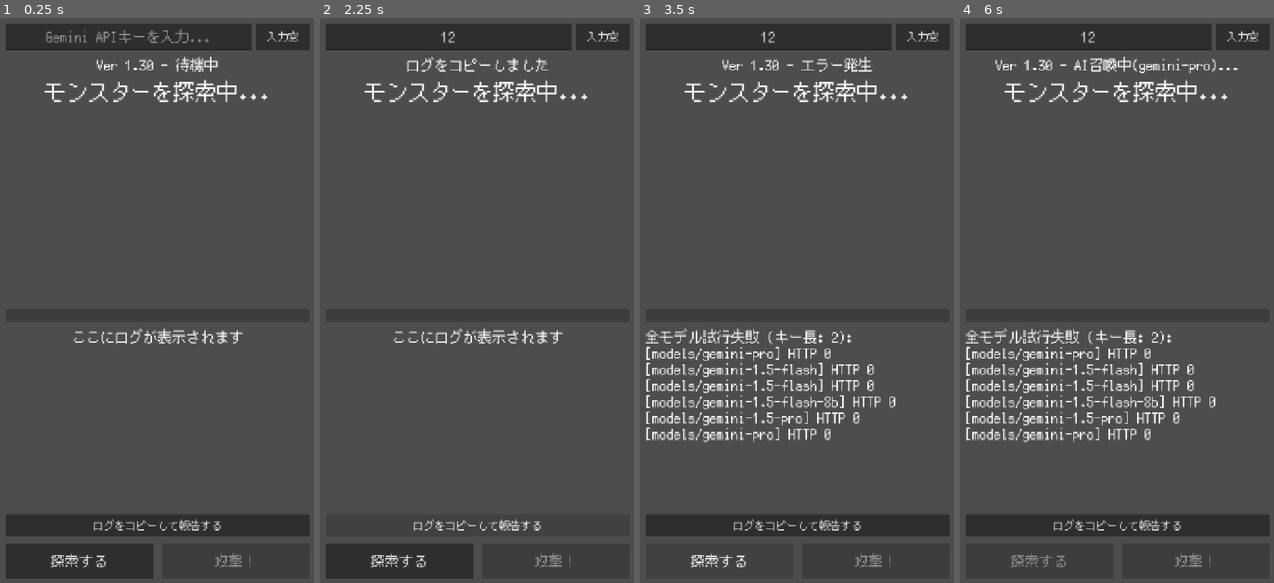
Above: before the commit, frames 1-4 (left to right).
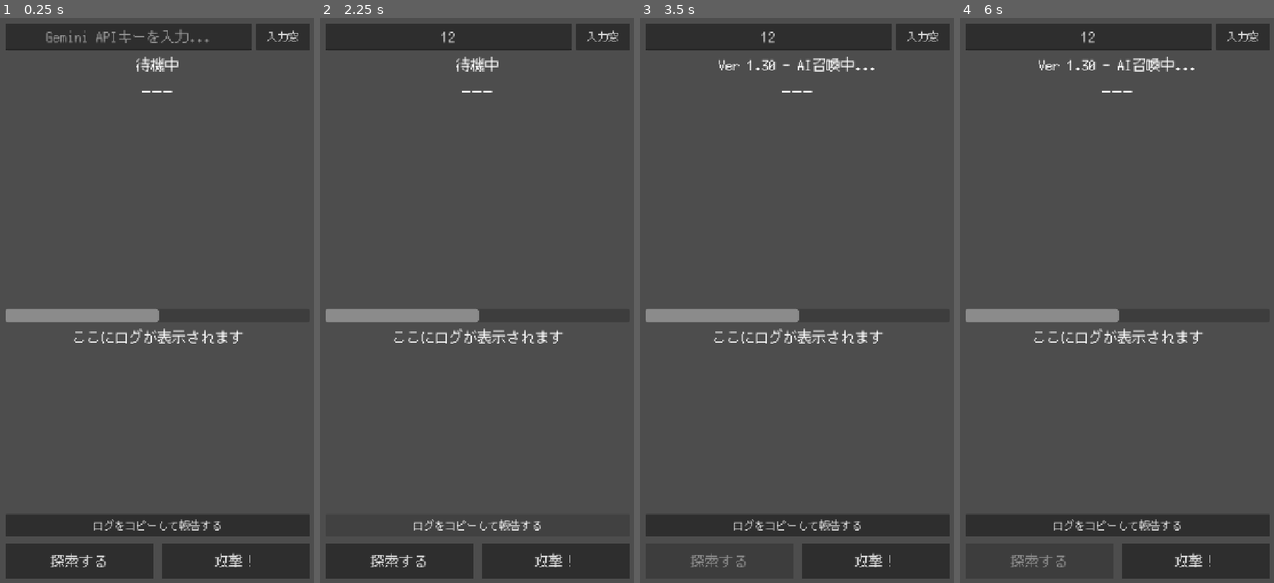
Above: after the commit, the same moments.

Repository: Usobanana/antigravity-aitest001
Game: Godot game, scene res://scenes/main.tscn
Same seed, same stepped clock (60 frames per second), same inputs: the game is played once before the commit and once after it.
Inputs (mouse positions are in pixels of both pictures, inside the frame that each line leads up to):
- Up to frame 1 (0.25 s): no input
- Up to frame 2 (2.25 s): click (448, 34) at 0.52 s; type "12" at 0.6 s; click "入力窓" at 1.25 s; click "ログをコピーして報告する" at 2 s
- Up to frame 3 (3.5 s): click "探索する" at 2.75 s
- Up to frame 4 (6 s): click (1195, 560) at 3.5 s, where only the run after the commit has a clickable "攻撃！"; click "入力窓" at 4.25 s; click "ログをコピーして報告する" at 5 s; click (1038, 560) at 5.75 s, where only the run before the commit has a clickable "探索する"

The runs differ from the first frame. In frame 1, 2.5% of the frame differs, in the area x 1-86%, y 6-98%; in frame 2, 2.5%; in frame 3, 6.8%; in frame 4, 6.9%, in the area x 1-89%, y 6-98%.
Error after the commit: Parse Error: Identifier "_js_callback_ref" not declared in the current scope. (res://scripts/ai_manager.gd:70)

Commit message:
fix: logic update in ai_manager.gd (Ver 1.30)

Diff:
--- a/新しいゲームプロジェクト/scripts/ai_manager.gd
+++ b/新しいゲームプロジェクト/scripts/ai_manager.gd
@@ -48,61 +48,57 @@
 	_actually_generate(_last_api_key, target["v"], target["m"])
 
 func _actually_generate(api_key: String, version: String, model_path: String):
-	# 最もシンプルな ?key= 方式（カスタムヘッダーによるプリフライト 404 回避）
+	# v1 安定版を優先しつつ URL を構築
 	var url = "https://generativelanguage.googleapis.com/" + version + "/" + model_path + ":generateContent?key=" + api_key
 
 	var prompt = "RPGモンスター生成(JSON形式のみ): {\"name\":\"名前\",\"hp\":50,\"atk\":10,\"greeting\":\"出現!\",\"death_cry\":\"ぐふっ\",\"image_prompt\":\"English monster appearance keywords\"}"
+
+	if OS.has_feature("web"):
+		_generate_via_js(url, prompt)
+		return
+
 	var body_data = JSON.stringify({
 		"contents": [{ "parts": [{ "text": prompt }] }]
 	})
-
-	# Web環境（iOS等）では Godot の HTTPRequest ではなく JS の fetch を試す（CORS/404対策）
-	if OS.has_feature("web"):
-		_generate_via_js(url, body_data)
-		return
-
 	var http_request = HTTPRequest.new()
 	add_child(http_request)
 	http_request.request_completed.connect(_on_request_completed)
 	var headers = ["Content-Type: application/json"]
 	http_request.request(url, headers, HTTPClient.METHOD_POST, body_data)
 
-var _js_callback_ref # コールバック参照保持用
-
-func _generate_via_js(url_raw: String, body_data_raw: String):
+func _generate_via_js(url_raw: String, prompt_raw: String):
 	_js_callback_ref = JavaScriptBridge.create_callback(_on_js_fetch_completed)
 	var window = JavaScriptBridge.get_interface("window")
 	window.godot_fetch_callback = _js_callback_ref
 
-	# ボディのみエンコード（URLは絶対そのまま：コロンが %3A になると 404 になるため）
-	var encoded_body = body_data_raw.uri_encode()
-
-	# URL内のシングルクォートをエスケープ (Gemini URLには通常含まれないが念の為)
-	var safe_url = url_raw.replace("'", "\\'")
+	var enc_prompt = prompt_raw.uri_encode()
+	var enc_url = url_raw.uri_encode()
 
 	var js_code = """
-	(async function(url, enc_body) {
-		const body = decodeURIComponent(enc_body);
+	(async function(enc_url, enc_prompt) {
+		const url = decodeURIComponent(enc_url);
+		const prompt = decodeURIComponent(enc_prompt);
+		const body_obj = { "contents": [{ "parts": [{ "text": prompt }] }] };
 
-		// 10秒のタイムアウトを設定
 		let timeout_triggered = false;
 		const id = setTimeout(() => {
 			timeout_triggered = true;
 			window.godot_fetch_callback(JSON.stringify({ok: false, error: 'TIMEOUT', code: 0}));
-		}, 10000);
+		}, 12000);
 
 		try {
+			// CORS プリフライトを避けるため敢えて text/plain を試す（Google API はこれを受け付ける場合がある）
 			const resp = await fetch(url, {
 				method: 'POST',
-				headers: { 'Content-Type': 'application/json' },
-				body: body
+				headers: { 'Content-Type': 'text/plain' },
+				body: JSON.stringify(body_obj)
 			});
 			if (timeout_triggered) return;
 			clearTimeout(id);
 
 			const status = resp.status;
 			let data = {};
-			try { data = await resp.json(); } catch(e) { data = {message: 'No JSON'}; }
+			try { data = await resp.json(); } catch(e) { data = {message: 'JSON error or empty'}; }
 
 			window.godot_fetch_callback(JSON.stringify({
 				ok: resp.ok,
@@ -115,7 +111,7 @@
 			clearTimeout(id);
 			window.godot_fetch_callback(JSON.stringify({ok: false, error: e.message, code: 0}));
 		}
-	})('""" + safe_url + """', '""" + encoded_body + """')
+	})('""" + enc_url + """', '""" + enc_prompt + """')
 	"""
 	JavaScriptBridge.eval(js_code)
 
